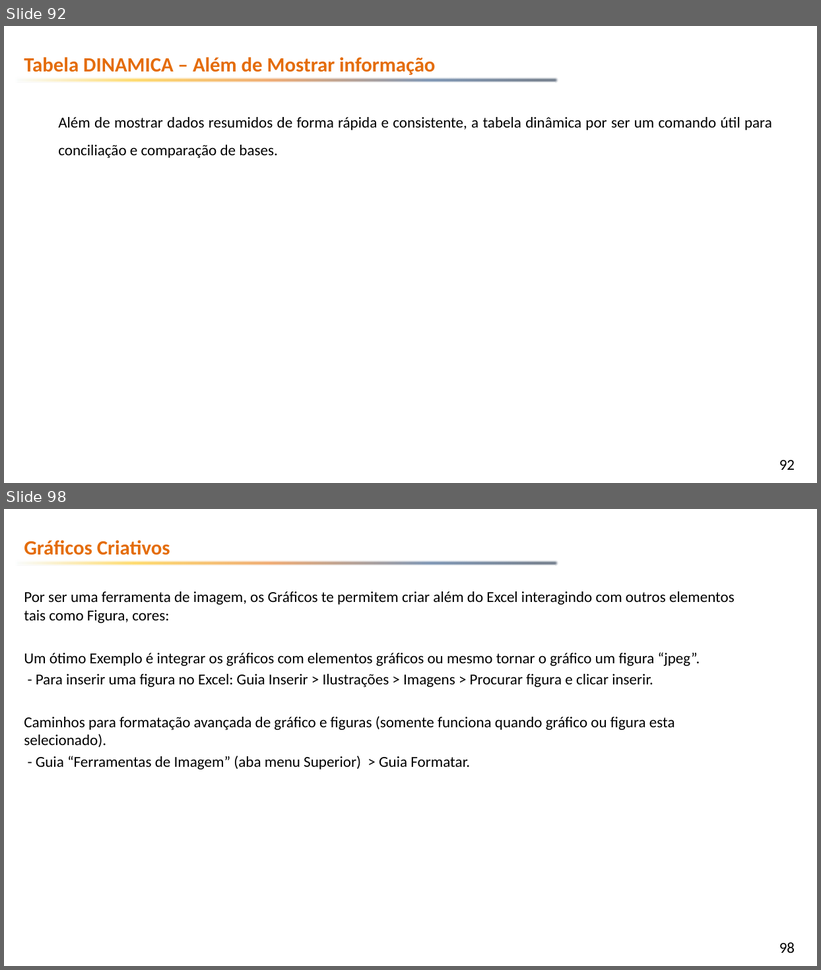
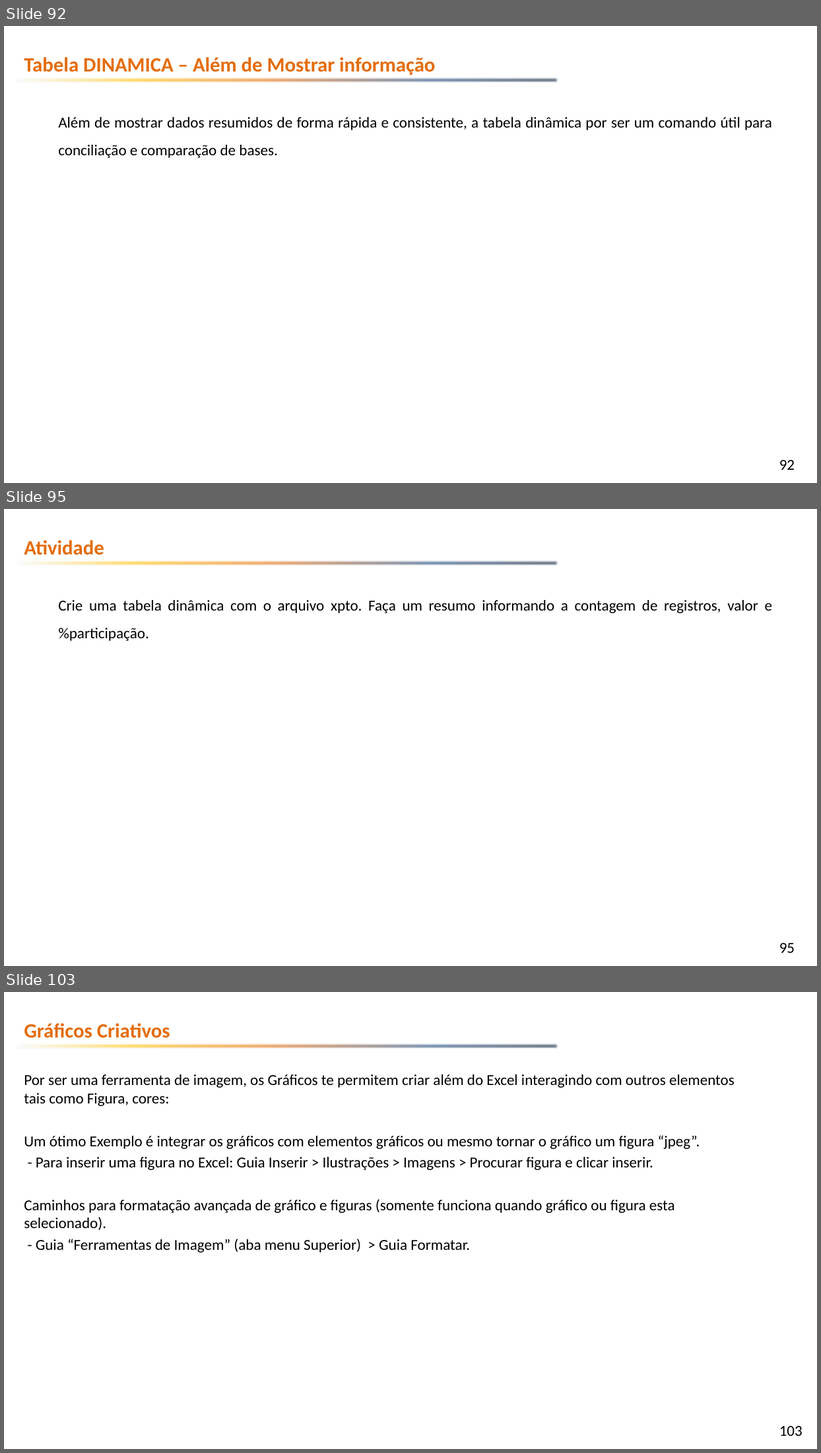
Before and after one commit to emerson-fenrir/Excel_Basico, a slide deck: Professor/Aula3.pptx. Shown one above the other, each under a label of ours: slides 92 and 98 before the commit, slides 92, 95 and 103 after it; the slides between them are not shown. The pictures are 821x970 and 821x1453 pixels, drawn with LibreOffice and Linux fonts; fonts in the diff are those of the drawing; background and template pictures are left out. Boxes give left, top, right and bottom in pixels: in the first picture for what was removed or moved away, otherwise in the second. Text is boxed around its words. In the diff, an @@ line names an element or a change of style, - is before the commit and + after.

```diff
--- a/Professor/Aula3.pptx
+++ b/Professor/Aula3.pptx
@@ slide 95 added at bbox=[4, 509, 817, 966], background picture (left out); not listed: 2 template elements that a slide beside it also shows @@
@@ text added at bbox=[24, 540, 104, 555], 24 pt, text #E46C0A, bold @@
+Atividade
@@ text added at bbox=[58, 600, 772, 641], 18 pt, text #000000 @@
+Crie uma tabela dinâmica com o arquivo xpto. Faça um resumo informando a contagem de registros, valor e %participação.
@@ what was slide 98 is now slide 103 @@
@@ page number at bbox=[780, 1426, 803, 1436]: text changed @@
-98
+103
```
Also in this commit, not shown: 1 slide changed, 4 other slides added, 6 other files.
